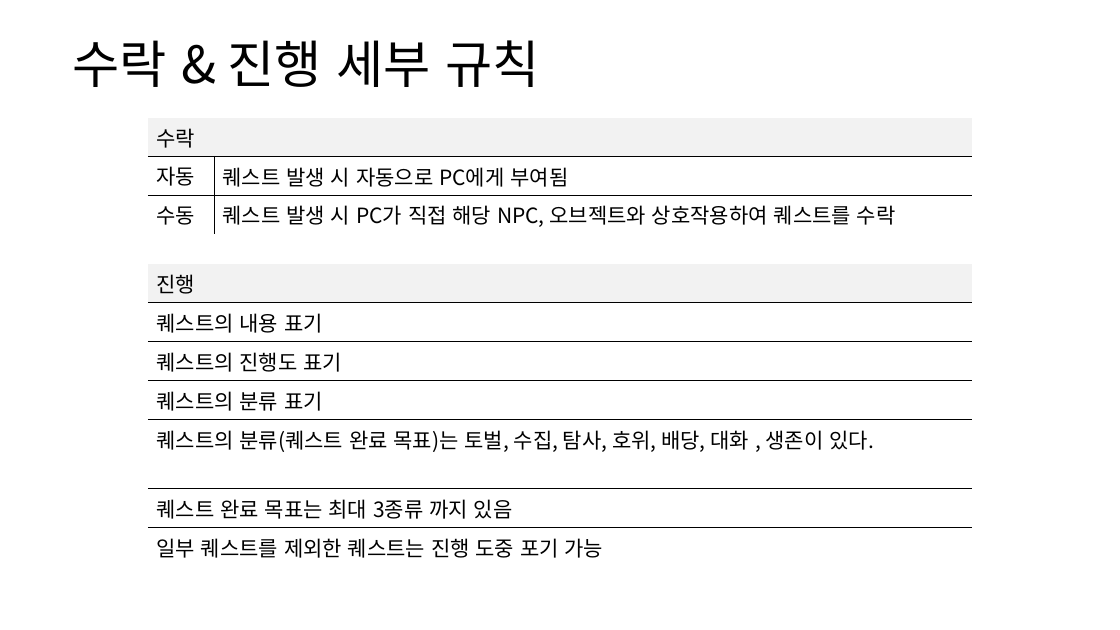
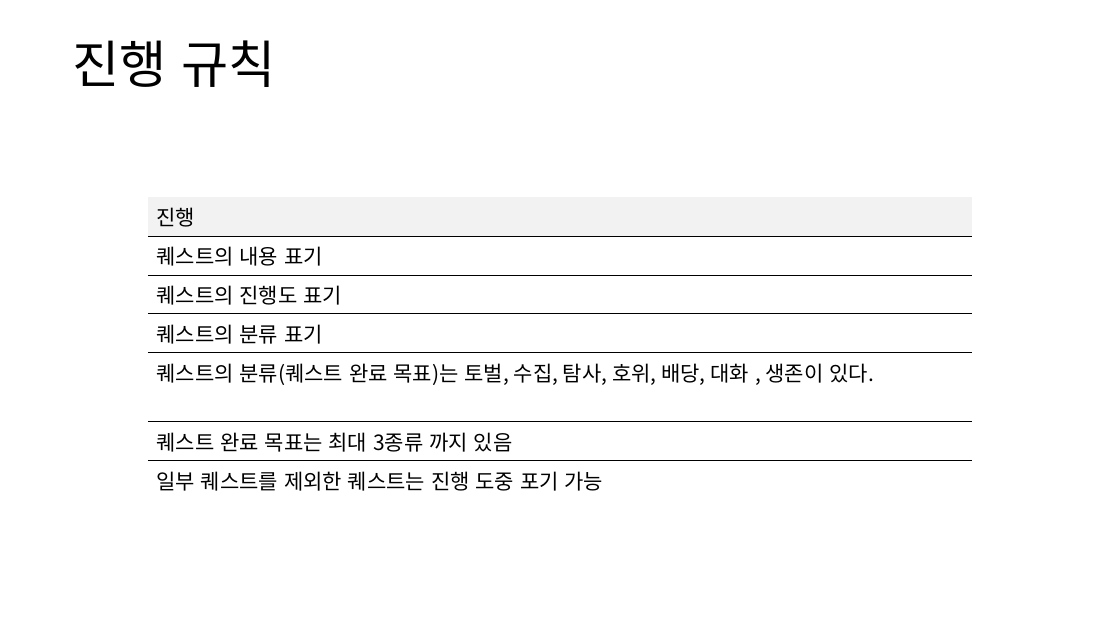
Before and after one commit to yjk0401/unityenginebasic_9th, a slide deck: slide 9 of 기획/방랑엽사전/퀘스트 시스템 기획서.pptx (slide 8 before the commit). Drawn at 1120x630 pixels with LibreOffice and Linux fonts; fonts in the diff are those of the drawing. Boxes give left, top, right and bottom in pixels: in the first picture for what was removed or moved away, otherwise in the second. Text is boxed around its words. In the diff, an @@ line names an element or a change of style, - is before the commit and + after.

```diff
--- a/기획/방랑엽사전/퀘스트 시스템 기획서.pptx
+++ b/기획/방랑엽사전/퀘스트 시스템 기획서.pptx
@@ text at bbox=[72, 40, 275, 87]: text changed @@
-수락 & 진행 세부 규칙
+진행 규칙
@@ table removed at bbox=[148, 118, 972, 231], 3 rows, 2 columns @@
-수락 | 
-자동 | 퀘스트 발생 시 자동으로 PC에게 부여됨
-수동 | 퀘스트 발생 시 PC가 직접 해당 NPC, 오브젝트와 상호작용하여 퀘스트를 수락
@@ table: place and size @@
-table at bbox=[148, 264, 972, 562]
+table at bbox=[148, 197, 972, 495]
```
Also in this commit, not shown: 4 other slides changed, 4 slides added, 1 slide removed, 4 other files.
